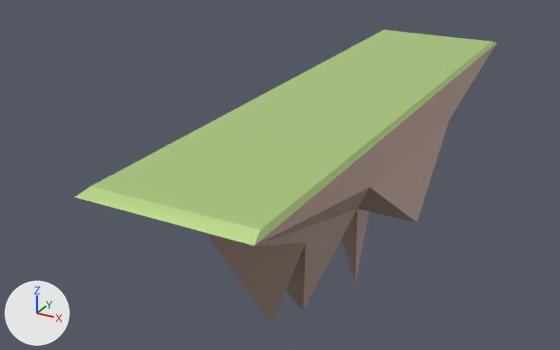
An edit to the glTF model src/components/objects/Land/Land.gltf, drawn before and after from the same camera.
The view is the same before and after, from a 50 mm lens placed at (218.0, -516.0, 172.0), pointed at (-45.0, -39.0, -67.0). Every picture has the same lights, and +X, +Y and +Z are marked at lower left. Vertices at the same position are counted once.

The first picture shows 'Land'.
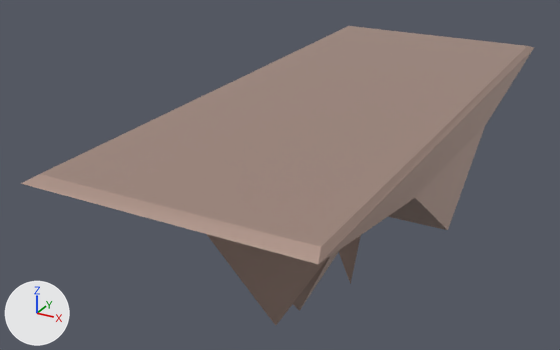
What differs and where, as boxes (x1, y1, x2, y2) in the pictures (560 x 350 px):
'Land', recoloured, moved, rescaled (22% wider): before (75, 30, 497, 323); after (21, 26, 534, 325)
part 1 of me_mesh_0, recoloured: (90, 33, 492, 246) in both

What changed in the scene script:
```text
Add mat_mat9_001:
    mat_mat9_001 = principled_material('mat9.001')
    mat_mat9_001.base_color = (0.467, 0.33, 0.279)  # beige #b69b90
    mat_mat9_001.metallic = 0.5
Change me_mesh_0:
    where me_mesh_0.from_pydata(...)  # 22 vertices, 40 faces; spans x -0.435..0.435, y -0.435..0.435, z -0.019..1.454
    used by ob_land; location = (0.0, -27.4, -1.4); rotation_euler = (-3.142, 0.0, 0.0), in degrees (-180, 0, 0); scale = (126.0, 500.0, 126.0)
    me_mesh_0 part 1: all 10 faces that had it switch from mat_mat9 (green #c4e292) to mat_mat9_001 (beige #b69b90)
Change ob_land:
    ob_land.location: (0.0, -27.4, -1.4) -> (-2.1, -28.4, -1.4)
    ob_land.scale: (126.0, 500.0, 126.0) -> (208.0, 500.0, 126.0)
```
